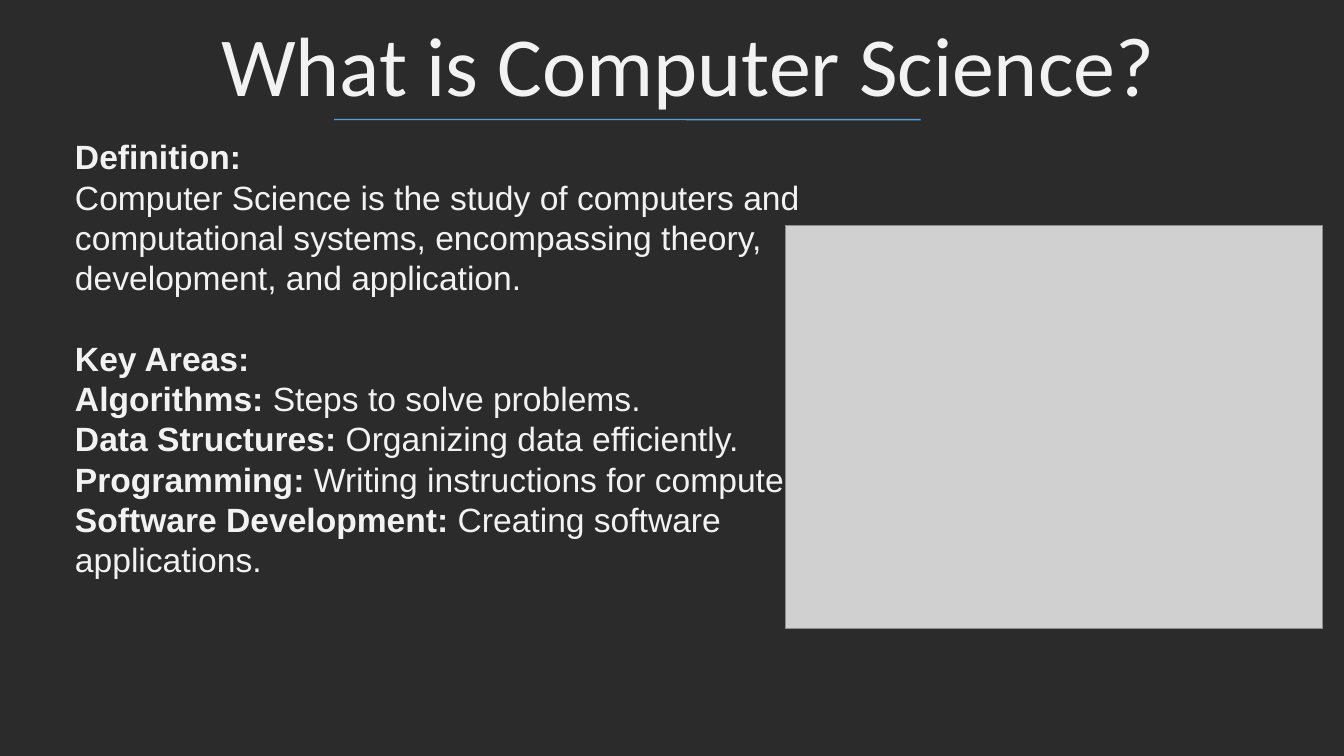
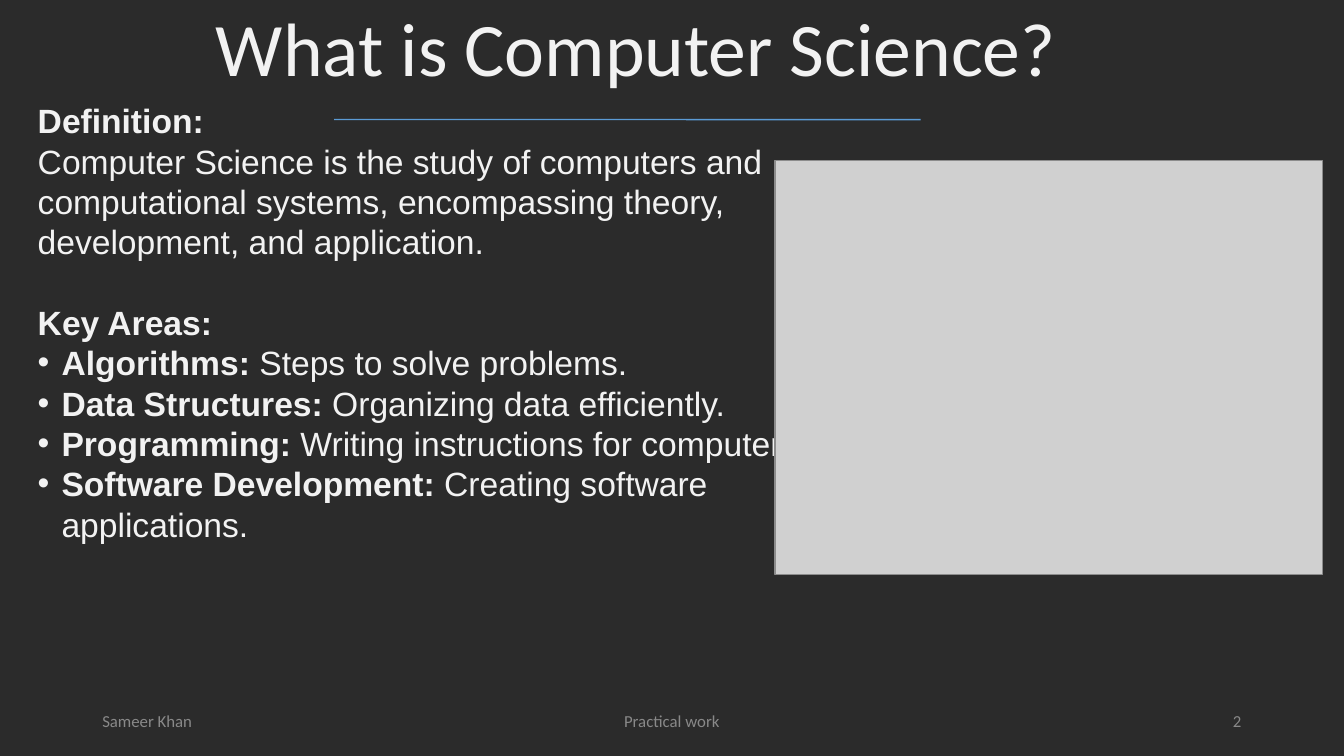
Before and after one commit to Sameerkhan9412/MCA-Lab1-Files, a slide deck: slide 2 of week 2/04 Intoduction To Computer Science.ppt. Drawn at 1344x756 pixels with LibreOffice and Linux fonts; fonts in the diff are those of the drawing; grey boxes stand for pictures; background and template pictures are left out; a plain dark background stands for a picture behind light text. Boxes give left, top, right and bottom in pixels: in the first picture for what was removed or moved away, otherwise in the second. Text is boxed around its words. In the diff, an @@ line names an element or a change of style, - is before the commit and + after.

```diff
--- a/week 2/04 Intoduction To Computer Science.ppt
+++ b/week 2/04 Intoduction To Computer Science.ppt
@@ title "What is Computer Science?": place and size @@
-title "What is Computer Science?" at (221, 37, 1154, 110)
+title "What is Computer Science?" at (216, 23, 1056, 88)
@@ title "What is Computer Science?" at (216, 23, 1056, 88): size 60 to 54 pt @@
@@ subtitle "Definition:": place and size @@
-subtitle "Definition:" at (75, 144, 821, 579)
+subtitle "Definition:" at (38, 108, 807, 544)
@@ picture: place and size @@
-picture at (785, 226, 1322, 629)
+picture at (775, 160, 1322, 574)
@@ subtitle at (62, 350, 807, 544): bullet none to • @@
@@ text added at (102, 715, 192, 727), 12 pt, text #898989 @@
+Sameer Khan
@@ text added at (624, 715, 719, 727), 12 pt, text #898989 @@
+Practical work
@@ page number added at (1233, 716, 1241, 727), 12 pt, text #898989 @@
+2
```
Also in this commit, not shown: 4 other slides changed.
